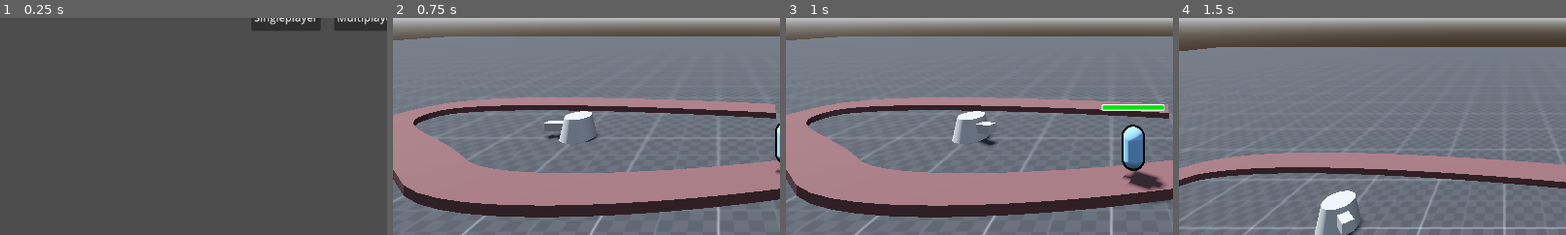
Above: before the commit, frames 1-4 (left to right).
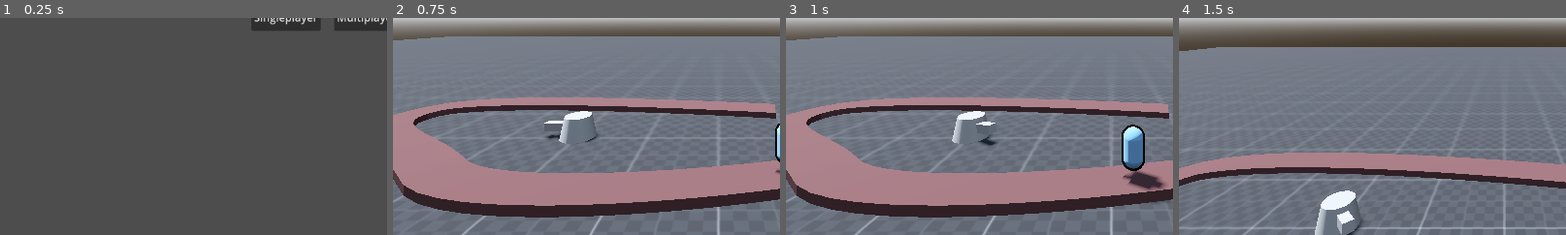
Above: after the commit, the same moments.

Repository: Acux-Dev/tdmonsters
Game: Godot game, scene res://Scenes/Menu/menu.tscn
Two runs of this game, one before a commit and one after it. Both use one fixed random seed, a clock stepped at 60 frames per second and the inputs below. The project has no main scene, so this scene is started directly.
Inputs (mouse positions are % of the whole screen's width and height, from its top left):
- Up to frame 1 (0.25 s): no input
- Up to frame 2 (0.75 s): click "Singleplayer" at 0.5 s
- Up to frame 3 (1 s): no input
- Up to frame 4 (1.5 s): tap Enter (ui_accept) at 1.25 s; move the mouse to (55, 50) at 1.27 s; press the mouse at (55, 50) at 1.28 s; hold W (forward) from 1.28 s (still down)
The pictures show only the part of the screen within x 8-58%, y 50-100%; the shares and areas given below are measured in that part.

Frames 1-2 are identical in both runs. In frame 3, 0.5% of the frame differs, in the area x 81-98%, y 39-43%; in frame 4, nothing differs.

Commit message:
enemy health shown when hover

Diff:
--- a/Scenes/Enemies/TestingEnemies/bloon_1.gd
+++ b/Scenes/Enemies/TestingEnemies/bloon_1.gd
@@ -44,3 +44,11 @@
 				mesh.material_overlay = selection_material
 			else:
 				mesh.material_overlay = outline_material
+
+
+func _on_area_3d_mouse_entered():
+	$EnemyInfo.visible = true
+
+
+func _on_area_3d_mouse_exited():
+	$EnemyInfo.visible = false
--- a/Scenes/Enemies/TestingEnemies/enemy_bloon_1.tscn
+++ b/Scenes/Enemies/TestingEnemies/enemy_bloon_1.tscn
@@ -17,6 +17,10 @@
 [sub_resource type="CapsuleMesh" id="CapsuleMesh_rq6vt"]
 material = SubResource("StandardMaterial3D_njtoo")
 
+[sub_resource type="CapsuleShape3D" id="CapsuleShape3D_1ld2j"]
+radius = 0.7
+height = 2.4
+
 [sub_resource type="CapsuleShape3D" id="CapsuleShape3D_v0rpj"]
 
 [sub_resource type="ViewportTexture" id="ViewportTexture_78bv6"]
@@ -34,9 +38,19 @@
 mesh = SubResource("CapsuleMesh_rq6vt")
 skeleton = NodePath("../..")
 
+[node name="Area3D" type="Area3D" parent="Bloon_1"]
+
+[node name="CollisionShape3D" type="CollisionShape3D" parent="Bloon_1/Area3D"]
+shape = SubResource("CapsuleShape3D_1ld2j")
+
 [node name="CollisionShape3D" type="CollisionShape3D" parent="Bloon_1"]
+transform = Transform3D(1, 0, 0, 0, 1, 0, 0, 0, 1, 0, -1.19209e-07, 0)
 shape = SubResource("CapsuleShape3D_v0rpj")
 
 [node name="EnemyInfo" parent="Bloon_1" instance=ExtResource("2_4k7x6")]
 transform = Transform3D(2, 0, 0, 0, 2, 0, 0, 0, 2, 0, 2, 0)
+visible = false
 texture = SubResource("ViewportTexture_78bv6")
+
+[connection signal="mouse_entered" from="Bloon_1/Area3D" to="Bloon_1" method="_on_area_3d_mouse_entered"]
+[connection signal="mouse_exited" from="Bloon_1/Area3D" to="Bloon_1" method="_on_area_3d_mouse_exited"]
--- a/Scenes/Menu/menu.tscn
+++ b/Scenes/Menu/menu.tscn
@@ -36,6 +36,7 @@
 text = "Multiplayer"
 
 [node name="MultiplayerOptions" type="VBoxContainer" parent="."]
+visible = false
 layout_mode = 1
 anchors_preset = 8
 anchor_left = 0.5
--- a/Scenes/Towers/SimpleTower/simple_tower.tscn
+++ b/Scenes/Towers/SimpleTower/simple_tower.tscn
@@ -120,6 +120,7 @@
 surface_material_override/0 = SubResource("ShaderMaterial_17og5")
 
 [node name="TowerRange" type="Area3D" parent="."]
+input_ray_pickable = false
 
 [node name="RangeShape" type="CollisionShape3D" parent="TowerRange"]
 shape = SubResource("CylinderShape3D_5ute4")
Not shown: 1 places in Scenes/Enemies/TestingEnemies/enemy_bloon_1.tscn that only renumber resources
